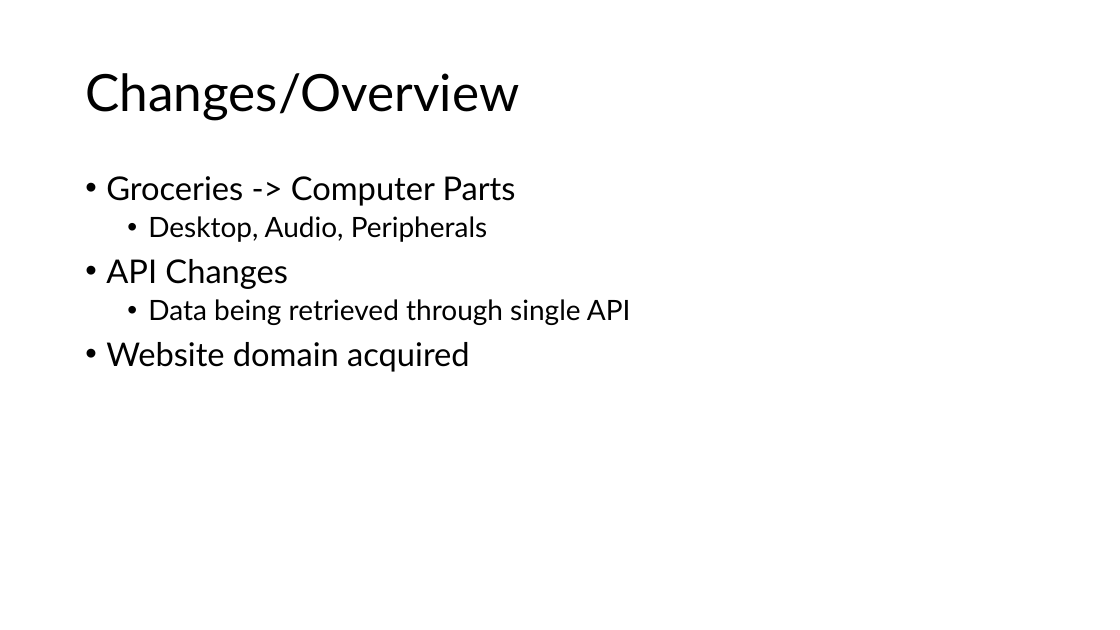
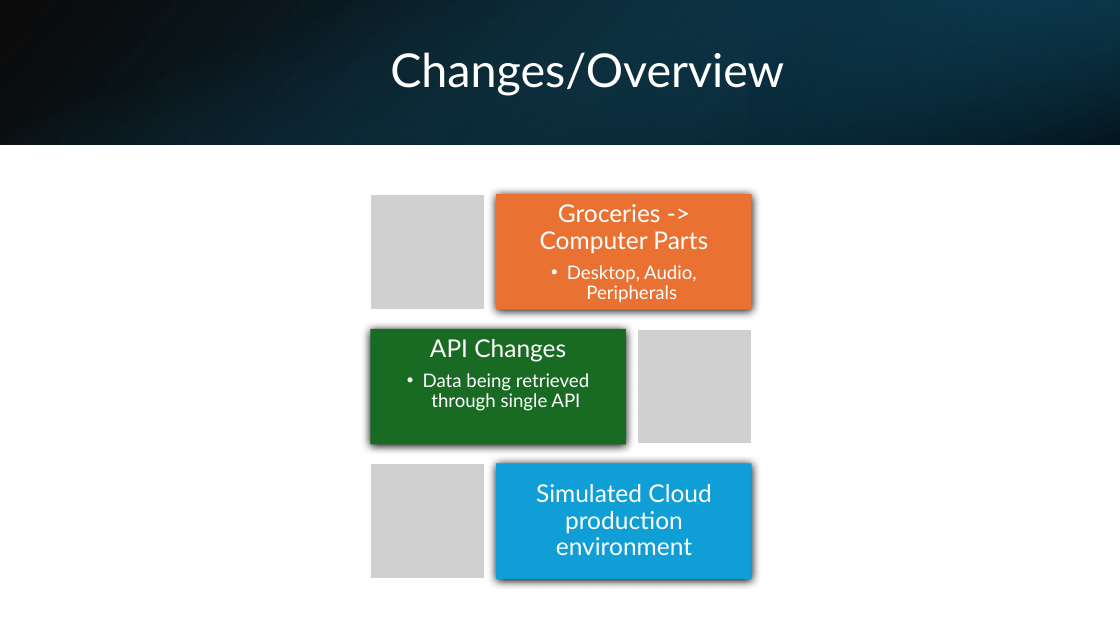
Before and after one commit to Jormungandr72/Cross-Website-Price-Checker, a slide deck: slide 3 of docs/phase_three_docs/Phase_Three_Presentation.pptx (slide 2 before the commit). Drawn at 1120x630 pixels with LibreOffice and Linux fonts; fonts in the diff are those of the drawing; grey boxes stand for pictures. Boxes give left, top, right and bottom in pixels: in the first picture for what was removed or moved away, otherwise in the second. Text is boxed around its words. In the diff, an @@ line names an element or a change of style, - is before the commit and + after.

Commit message:
styles slides, added my section text

```diff
--- a/docs/phase_three_docs/Phase_Three_Presentation.pptx
+++ b/docs/phase_three_docs/Phase_Three_Presentation.pptx
@@ rectangle added at <box>0,0,1120,145</box>, fill gradient #000000 to #104862 @@
@@ rectangle added at <box>0,0,1120,145</box>, fill gradient #156082 to #000000 @@
@@ rectangle added at <box>747,0,1120,145</box>, fill gradient #0B3041 to #156082 @@
@@ title "Changes/Overview": place and size @@
-title "Changes/Overview" at <box>85,73,519,120</box>
+title "Changes/Overview" at <box>390,52,784,96</box>
@@ title "Changes/Overview" at <box>390,52,784,96</box>: size 44 to 40 pt, text colour #000000 to #FFFFFF; alignment left to centre @@
@@ text removed at <box>106,176,631,372</box> @@
-• Groceries -> Computer Parts
-  • Desktop, Audio, Peripherals
-• API Changes
-  • Data being retrieved through single API
-• Website domain acquired
@@ group added at <box>371,194,752,580</box>: 3 rectangles, 3 texts, 3 pictures @@
+Groceries -> Computer Parts
+  • Desktop, Audio, Peripherals
+API Changes
+  • Data being retrieved through single API
+Simulated Cloud production environment
```
Also in this commit, not shown: 8 other slides changed, 2 slides added, 1 slide removed.
